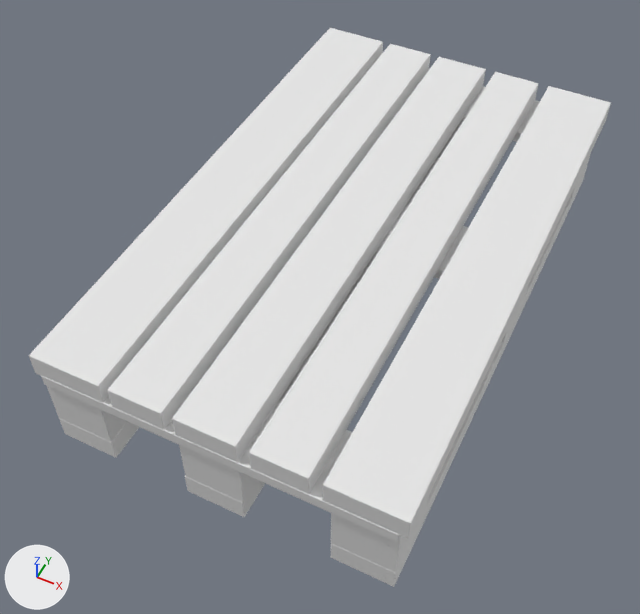
The OBJ model public/Palette/palette.obj: old version first, new version second.
Camera for both pictures: a camera (50 mm lens) standing at (7.99, -18.81, 21.16) and looking at (-0.36, -2.12, 0.29). The lights are fixed; the arrows at lower left show +X, +Y and +Z. Where no turn or scale is listed for an object, it has been applied to the vertices.

In view in the first picture: 'palette'.
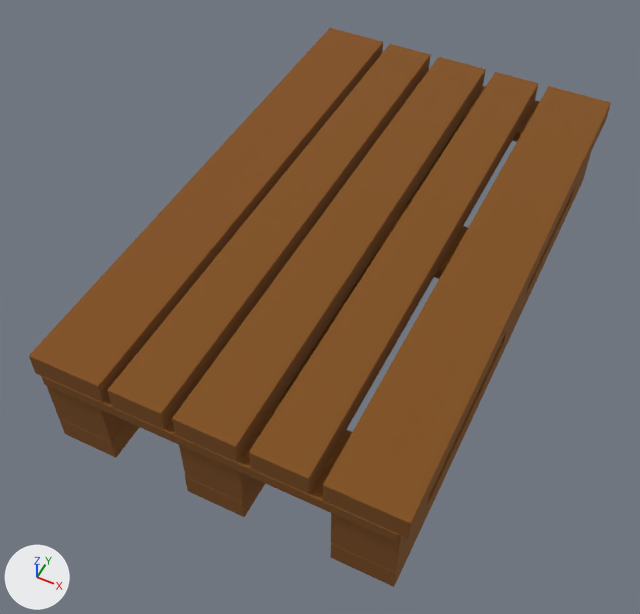
Where the change shows, as pixel boxes (x1, y1, x2, y2) in the pictures (640 x 614 px):
'palette', recoloured (white to brown): (29, 28, 611, 587) in both

Patch to the scene script:
```diff
--- a/public/Palette/palette.obj.py
+++ b/public/Palette/palette.obj.py
@@ img_280697_23_05_23_08_14_46_0_color_png @@
+img_280697_23_05_23_08_14_46_0_color_png = load_image('280697_23_05_23_08_14_46_0_color.png', '280697_23_05_23_08_14_46_0_color.png', 2048, 2048, 'sRGB')
@@ mat_280697_23_05_23_08_14_46_0 @@
+mat_280697_23_05_23_08_14_46_0 = principled_material('280697_23_05_23_08_14_46_0')
+mat_280697_23_05_23_08_14_46_0.texture = img_280697_23_05_23_08_14_46_0_color_png
+mat_280697_23_05_23_08_14_46_0.roughness = 1.0
@@ me_palette @@
 me_palette.from_pydata(...)  # 6387 vertices, 12826 faces; spans x -5.2..5.5, y -9.3..8.4, z -0.4..3.2
-me_palette.materials.append(mat_palette)  # white #e7e7e7
+me_palette.materials.append(mat_280697_23_05_23_08_14_46_0)  # picture img_280697_23_05_23_08_14_46_0_color_png
```
